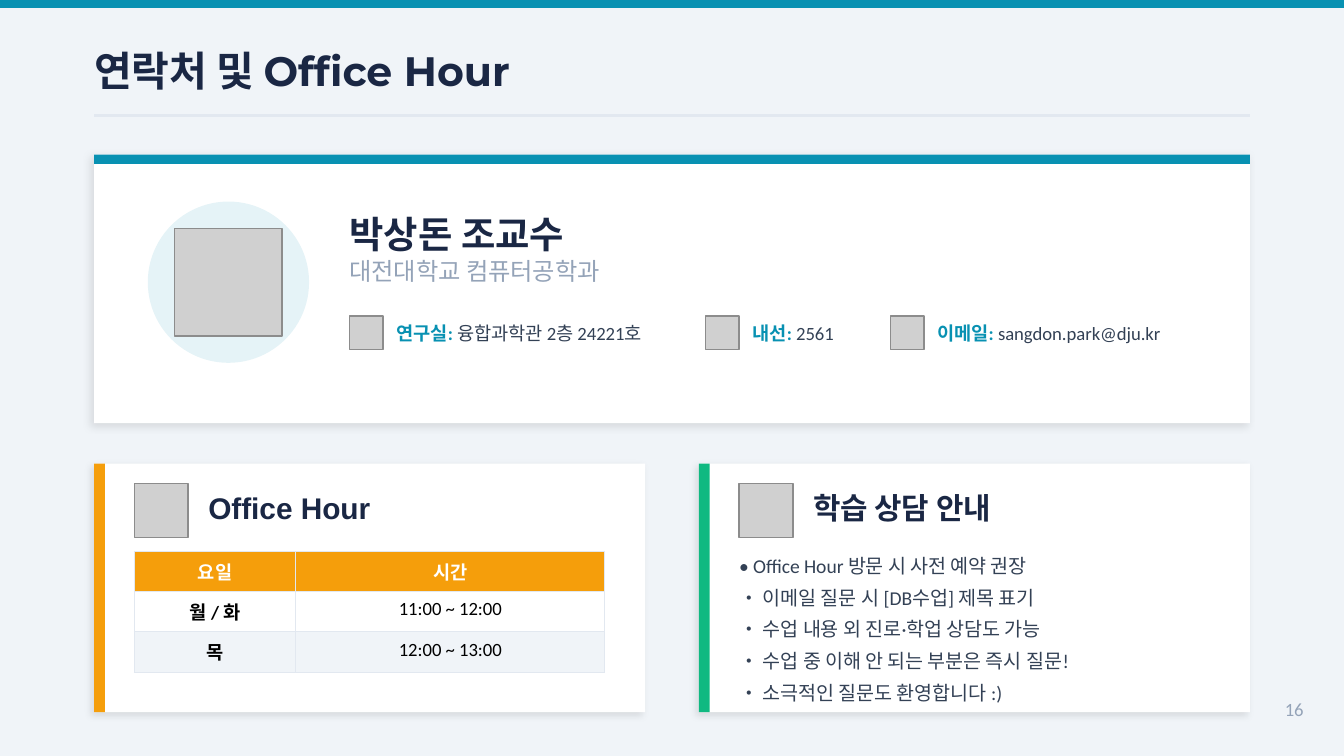
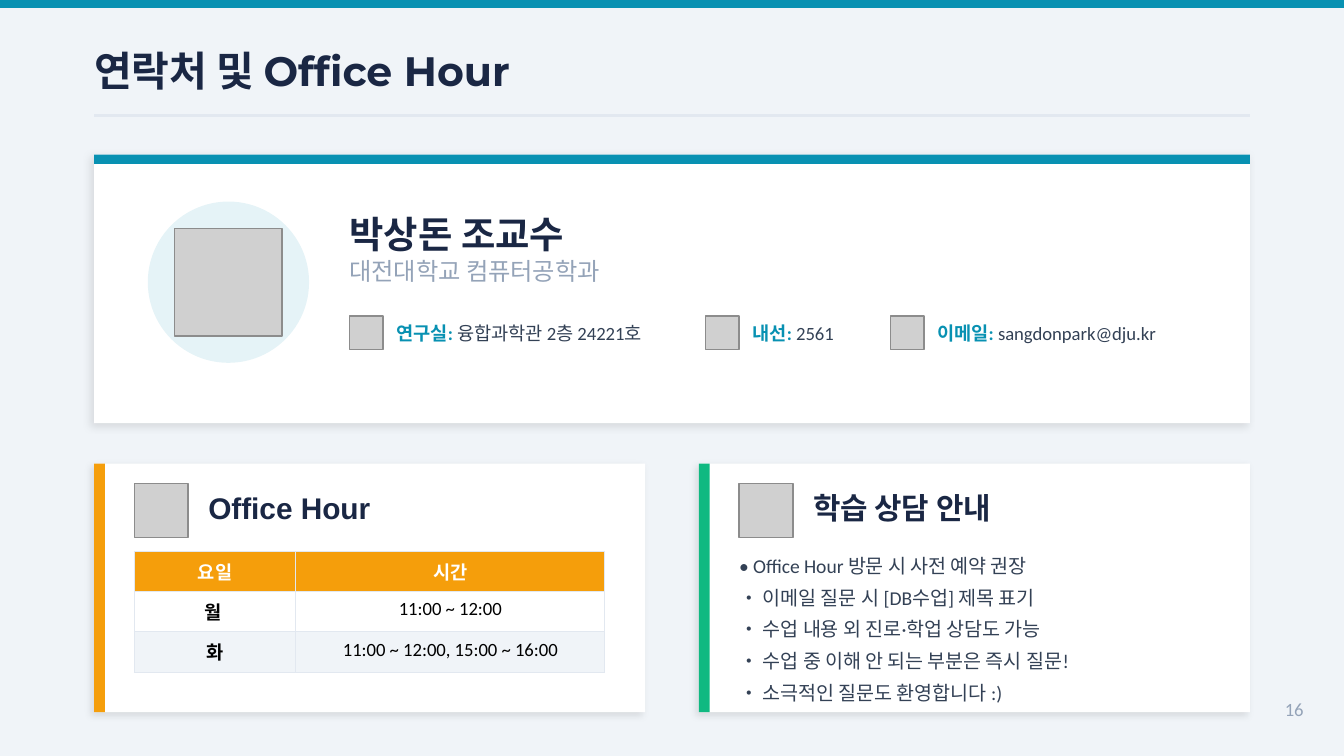
Before and after one commit to Sangdon-Park/Sangdon-Park.github.io, a slide deck: slide 16 of data/DB시스템/0장_데이터베이스시스템_Preview.pptx. Drawn at 1344x756 pixels with LibreOffice and Linux fonts; fonts in the diff are those of the drawing; grey boxes stand for pictures. Boxes give left, top, right and bottom in pixels: in the first picture for what was removed or moved away, otherwise in the second. Text is boxed around its words. In the diff, an @@ line names an element or a change of style, - is before the commit and + after.

```diff
--- a/data/DB시스템/0장_데이터베이스시스템_Preview.pptx
+++ b/data/DB시스템/0장_데이터베이스시스템_Preview.pptx
@@ text at (937, 324, 1156, 343): text changed @@
-이메일: sangdon.park@dju.kr
+이메일: sangdonpark@dju.kr
@@ table at (134, 551, 605, 665) @@
-row 2, column 1: 월 / 화
+row 2, column 1: 월
-row 3, column 1: 목
+row 3, column 1: 화
-row 3, column 2: 12:00 ~ 13:00
+row 3, column 2: 11:00 ~ 12:00, 15:00 ~ 16:00
```
Also in this commit, not shown: 1 other slide changed, 19 other files.
